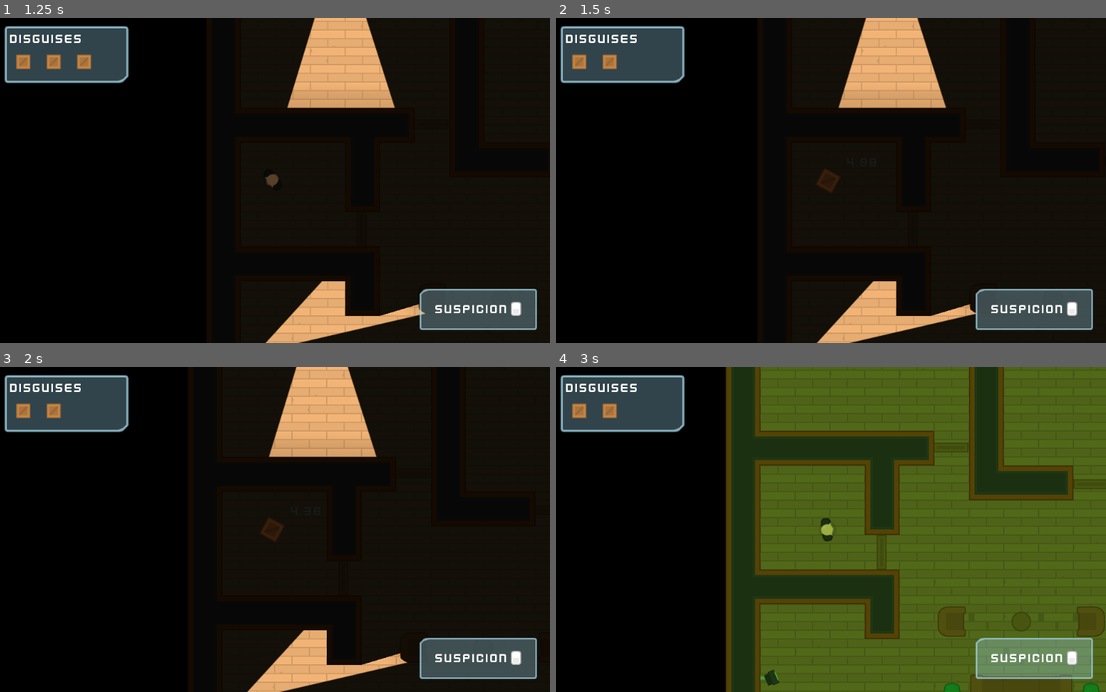
Above: before the commit, frames 1-4 (two rows, left to right).
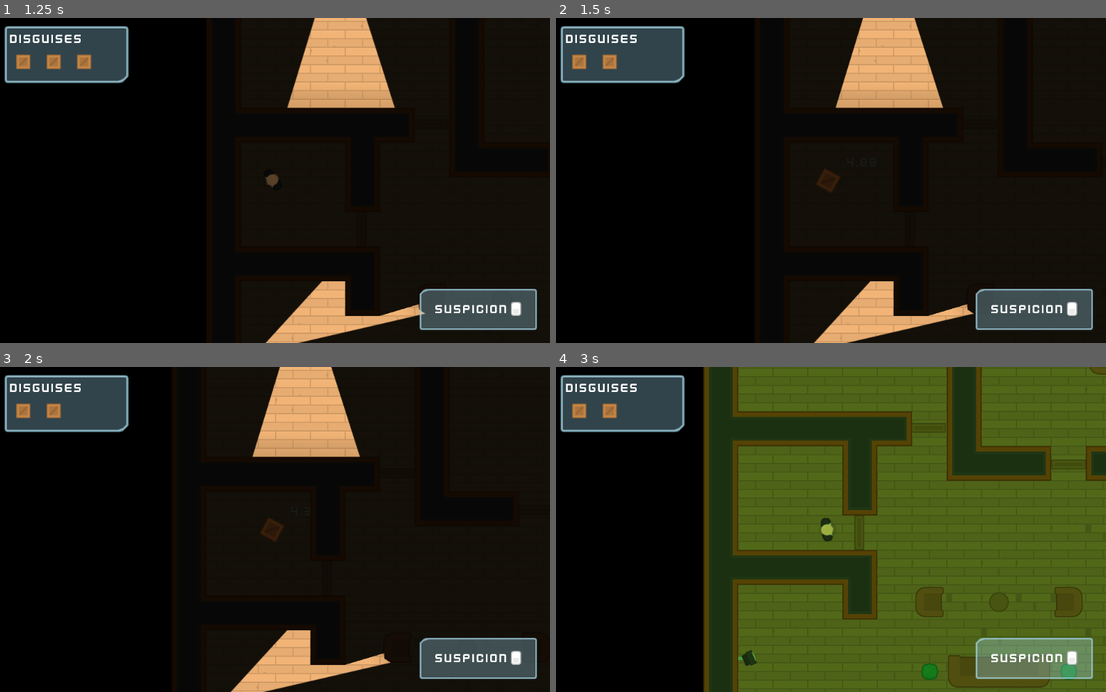
Above: after the commit, the same moments.

Repository: ColinJWright/HeistMeisters
Game: Godot game, scene res://Levels/Lobby.tscn
Two runs of this game, one before a commit and one after it. Both use one fixed random seed, a clock stepped at 60 frames per second and the inputs below.
Inputs (mouse positions are in pixels of both pictures, inside the frame that each line leads up to):
- Up to frame 1 (1.25 s): click (220, 219) at 0.5 s
- Up to frame 2 (1.5 s): tap Enter at 1.25 s; move the mouse to (919, 229) at 1.27 s; hold D (move_right) from 1.28 s (still down); tap E (toggle_disguise) at 1.35 s; click (919, 229) at 1.42 s
- Up to frame 3 (2 s): keep holding D (move_right)
- Up to frame 4 (3 s): move the mouse to (968, 474) at 2.02 s; release D (move_right) at 2.03 s; hold S (move_down) 2.03-2.78 s; tap Space (toggle_vision_mode) at 2.1 s; click (968, 474) at 2.17 s; move the mouse to (1105, 493) at 2.77 s; hold D (move_right) from 2.78 s (still down); tap E (toggle_disguise) at 2.85 s; click (1105, 493) at 2.92 s

Frame 1 is identical in both runs. In frame 2, 1.0% of the frame differs, in the area x 46-77%, y 0-100%; in frame 3, 3.4%; in frame 4, 27%, in the area x 26-100%, y 0-100%.
Error in both runs: Invalid get index '0' (on base: 'PoolVector2Array'). (res://Characters/NPCs/Guard.gd:23)

Commit message:
Changed the following: added Randomize() in the generatecombination script (as advised on Discord). Also made the computer screen light up when you stand infront of it (instead of when you click on it). Changed the size of the light coming out of the computer. Increased the speed of the Player when disguised.

Diff:
--- a/Computer/Computer.gd
+++ b/Computer/Computer.gd
@@ -26,6 +26,7 @@
 
 func _on_Area2D_body_entered(body):
 	can_click = true
+	$Light2D.enabled = true
 
 
 func _on_Area2D_body_exited(body):
@@ -36,4 +37,3 @@
 func _on_Area2D_input_event(viewport, event, shape_idx):
 	if Input.is_mouse_button_pressed(BUTTON_LEFT) and can_click:
 		$CanvasLayer/ComputerPopup.popup_centered()
-		$Light2D.enabled = true
--- a/Computer/Computer.tscn
+++ b/Computer/Computer.tscn
@@ -29,10 +29,12 @@
 [node name="ComputerPopup" parent="CanvasLayer" instance=ExtResource( 3 )]
 
 [node name="Light2D" type="Light2D" parent="."]
-position = Vector2( 32, 0 )
+position = Vector2( 32, -0.750014 )
 rotation = 1.5708
+scale = Vector2( 0.695312, 1 )
 enabled = false
 texture = ExtResource( 4 )
+energy = 0.75
 
 [node name="Label" type="Label" parent="." groups=[
 "labels",
--- a/Doors/CombinationGenerator.gd
+++ b/Doors/CombinationGenerator.gd
@@ -1,6 +1,7 @@
 extends Node
 
 func generate_combination(length):
+	randomize()
 	var combination = []
 	for number in range(length):
 		combination.append(randi() %10)
--- a/Player.gd
+++ b/Player.gd
@@ -12,7 +12,7 @@
 var velocity_multiplier = 1
 
 var disguised = false
-export var disguise_slowdown = 0.25
+export var disguise_slowdown = 0.5
 export var disuise_duration = 5
 export var number_of_disguises = 3
 
